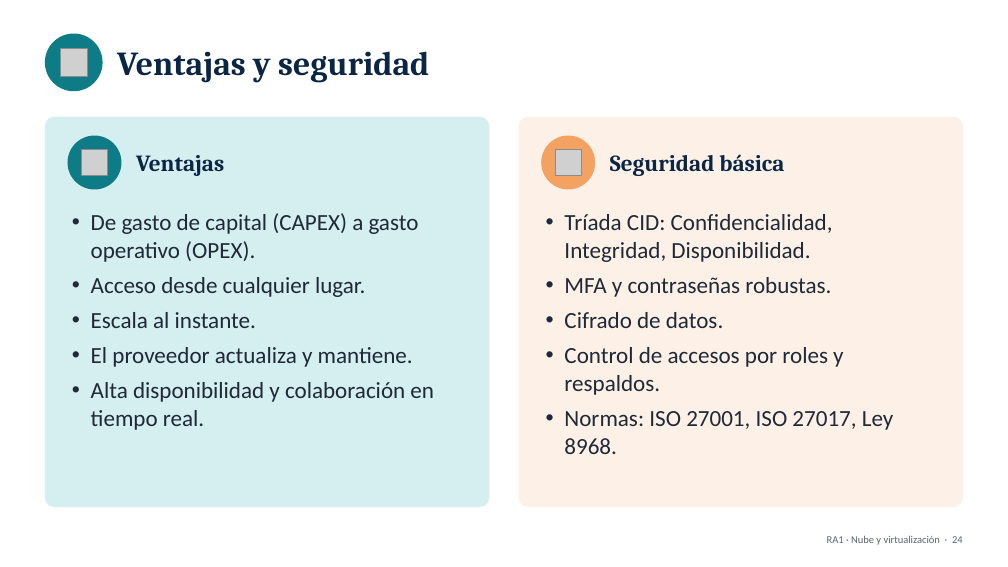
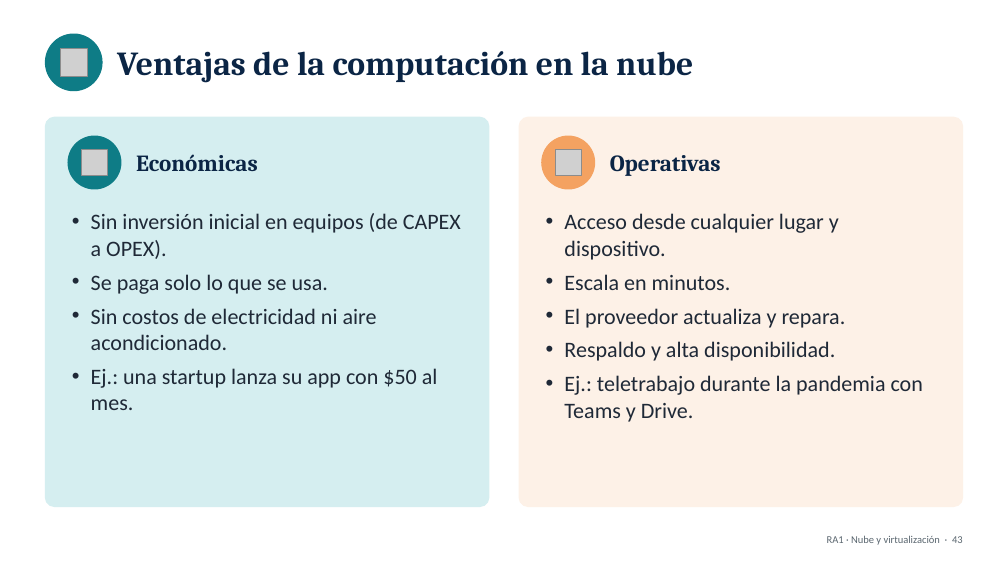
Before and after one commit to HrndzEricka/CABANA, a slide deck: slide 44 of 11-3/presentaciones/RA1_Nube_y_Virtualizacion.pptx (slide 25 before the commit). Drawn at 1008x567 pixels with LibreOffice and Linux fonts; fonts in the diff are those of the drawing; grey boxes stand for pictures. Boxes give left, top, right and bottom in pixels: in the first picture for what was removed or moved away, otherwise in the second. Text is boxed around its words. In the diff, an @@ line names an element or a change of style, - is before the commit and + after.

```diff
--- a/11-3/presentaciones/RA1_Nube_y_Virtualizacion.pptx
+++ b/11-3/presentaciones/RA1_Nube_y_Virtualizacion.pptx
@@ text at <box>117,51,693,83</box>: text changed @@
-Ventajas y seguridad
+Ventajas de la computación en la nube
@@ text at <box>136,154,258,171</box>: text changed @@
-Ventajas
+Económicas
@@ text at <box>610,155,721,176</box>: text changed @@
-Seguridad básica
+Operativas
@@ text at <box>91,213,461,410</box>: text changed; size 22 to 21 pt @@
-• De gasto de capital (CAPEX) a gasto operativo (OPEX).
-• Acceso desde cualquier lugar.
-• Escala al instante.
-• El proveedor actualiza y mantiene.
-• Alta disponibilidad y colaboración en tiempo real.
+• Sin inversión inicial en equipos (de CAPEX a OPEX).
+• Se paga solo lo que se usa.
+• Sin costos de electricidad ni aire acondicionado.
+• Ej.: una startup lanza su app con $50 al mes.
@@ text at <box>564,213,923,422</box>: text changed; size 22 to 21 pt @@
-• Tríada CID: Confidencialidad, Integridad, Disponibilidad.
-• MFA y contraseñas robustas.
-• Cifrado de datos.
-• Control de accesos por roles y respaldos.
-• Normas: ISO 27001, ISO 27017, Ley 8968.
+• Acceso desde cualquier lugar y dispositivo.
+• Escala en minutos.
+• El proveedor actualiza y repara.
+• Respaldo y alta disponibilidad.
+• Ej.: teletrabajo durante la pandemia con Teams y Drive.
@@ text at <box>827,535,963,545</box>: text changed @@
-RA1 · Nube y virtualización · 24
+RA1 · Nube y virtualización · 43
```
Also in this commit, not shown: 26 other slides changed, 30 slides added, 5 slides removed, 4 other files.
